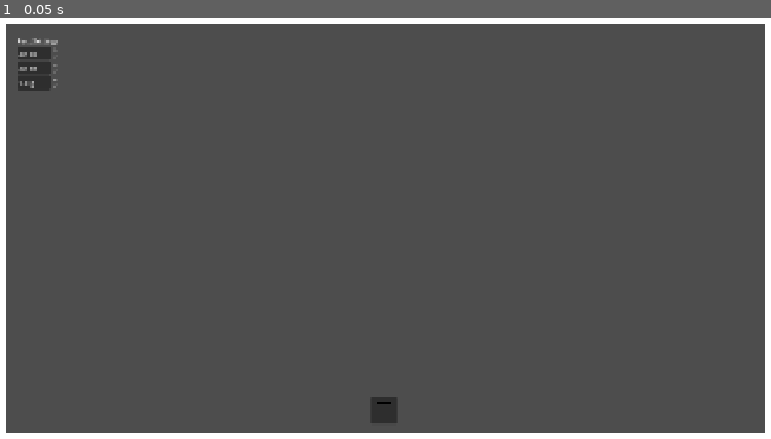
Above: before the commit, frame 1.
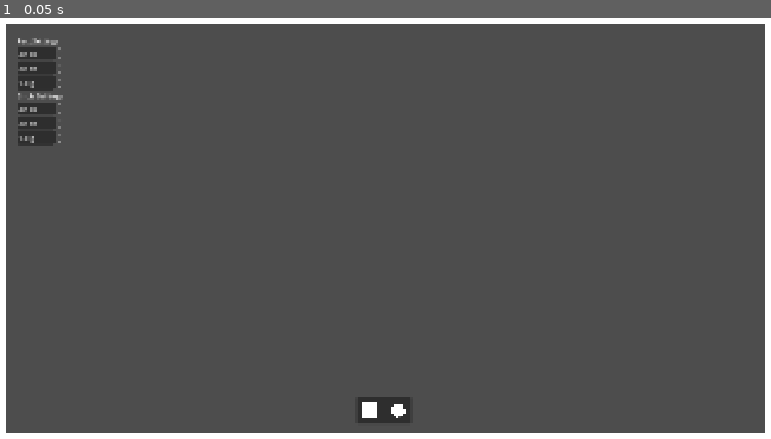
Above: after the commit, the same moment.

Repository: jp-webrealm/Physics-Sim
Game: Godot game, scene res://scenes/main.tscn
The game is run twice, just before and just after one commit, with the same random seed, the same clock (stepped at 60 frames per second) and the same inputs.
Inputs:
- Up to frame 1 (0.05 s): no input

The runs differ from the first frame. In frame 1, 0.8% of the frame differs, in the area x 2-54%, y 6-97%.

Commit message:
Add files via upload

Diff:
--- a/physics-sim/scenes/circle.tscn
+++ b/physics-sim/scenes/circle.tscn
@@ -1,11 +1,14 @@
 [gd_scene format=3 uid="uid://doemrdca4b7xn"]
 
-[ext_resource type="Script" uid="uid://bxddqpsxy4x28" path="res://scripts/shape.gd" id="1_wcjn7"]
+[ext_resource type="Texture2D" uid="uid://dmg3ajx82h4pc" path="res://sprites/circle-small.svg" id="2_3e3c1"]
 
 [sub_resource type="CircleShape2D" id="CircleShape2D_yf5fn"]
 
 [node name="circle" type="RigidBody2D" unique_id=1109449391]
-script = ExtResource("1_wcjn7")
 
 [node name="CollisionShape2D" type="CollisionShape2D" parent="." unique_id=1586678713]
 shape = SubResource("CircleShape2D_yf5fn")
+
+[node name="Sprite2D" type="Sprite2D" parent="." unique_id=1561132380]
+scale = Vector2(0.05, 0.05)
+texture = ExtResource("2_3e3c1")
--- a/physics-sim/scenes/main.tscn
+++ b/physics-sim/scenes/main.tscn
@@ -5,7 +5,9 @@
 [ext_resource type="PackedScene" uid="uid://bobsp5i773i7w" path="res://scenes/hotbar_slot.tscn" id="2_tbgi4"]
 [ext_resource type="Script" uid="uid://cjpaypkqy3i6u" path="res://scripts/spawned_shapes.gd" id="3_1bvp3"]
 [ext_resource type="Texture2D" uid="uid://lt0xf4kptp2b" path="res://sprites/square.svg" id="3_tefeu"]
+[ext_resource type="Texture2D" uid="uid://dmg3ajx82h4pc" path="res://sprites/circle-small.svg" id="5_o6xl0"]
 [ext_resource type="Script" uid="uid://bs6beilvk3h20" path="res://scripts/settings.gd" id="5_tefeu"]
+[ext_resource type="PackedScene" uid="uid://doemrdca4b7xn" path="res://scenes/circle.tscn" id="6_tipki"]
 
 [sub_resource type="RectangleShape2D" id="RectangleShape2D_g4v7s"]
 size = Vector2(1152, 51)
@@ -75,16 +77,16 @@
 anchors_preset = 15
 anchor_right = 1.0
 anchor_bottom = 1.0
-offset_left = 53.0
-offset_top = 51.0
-offset_right = -47.0
-offset_bottom = -42.0
+offset_left = 31.0
+offset_top = 59.0
+offset_right = 31.0
+offset_bottom = 59.0
 grow_horizontal = 2
 grow_vertical = 2
 mouse_filter = 1
 script = ExtResource("2_h2yge")
 spawn_parent = NodePath("../../spawned shapes")
-settings = NodePath("../settings")
+settings = NodePath("../rect settings")
 
 [node name="PanelContainer" type="PanelContainer" parent="ui" unique_id=167081990]
 anchors_preset = 7
@@ -106,34 +108,69 @@
 layout_mode = 2
 texture = ExtResource("3_tefeu")
 shape_scene = ExtResource("1_ig7tw")
-settings = NodePath("../../../settings")
+settings = NodePath("../../../rect settings")
 
-[node name="settings" type="VBoxContainer" parent="ui" unique_id=580927187]
+[node name="circle slot" parent="ui/PanelContainer/HBoxContainer" unique_id=514759241 instance=ExtResource("2_tbgi4")]
+layout_mode = 2
+texture = ExtResource("5_o6xl0")
+shape_scene = ExtResource("6_tipki")
+
+[node name="rect settings" type="VBoxContainer" parent="ui" unique_id=580927187]
 offset_left = 79.0
 offset_top = 82.0
 offset_right = 166.0
 offset_bottom = 183.0
 script = ExtResource("5_tefeu")
 
-[node name="Label" type="Label" parent="ui/settings" unique_id=264107878]
+[node name="Label" type="Label" parent="ui/rect settings" unique_id=264107878]
 layout_mode = 2
 text = "Rect Settings"
 
-[node name="x size spinbox" type="SpinBox" parent="ui/settings" unique_id=1439849276]
+[node name="x size spinbox" type="SpinBox" parent="ui/rect settings" unique_id=1439849276]
 layout_mode = 2
 min_value = 1.0
 max_value = 500.0
 value = 20.0
 suffix = "px"
 
-[node name="y size spinbox" type="SpinBox" parent="ui/settings" unique_id=2029925270]
+[node name="y size spinbox" type="SpinBox" parent="ui/rect settings" unique_id=2029925270]
 layout_mode = 2
 min_value = 1.0
 max_value = 500.0
 value = 20.0
 suffix = "px"
 
-[node name="mass spinbox" type="SpinBox" parent="ui/settings" unique_id=1090845066]
+[node name="mass spinbox" type="SpinBox" parent="ui/rect settings" unique_id=1090845066]
+layout_mode = 2
+min_value = 0.1
+max_value = 1000.0
+step = 0.1
+value = 1.0
+suffix = "g"
+
+[node name="circle settings" type="VBoxContainer" parent="ui/rect settings" unique_id=642431502]
+layout_mode = 2
+script = ExtResource("5_tefeu")
+
+[node name="Label" type="Label" parent="ui/rect settings/circle settings" unique_id=428081064]
+layout_mode = 2
+text = "Circle Settings"
+
+[node name="x size spinbox" type="SpinBox" parent="ui/rect settings/circle settings" unique_id=1385396227]
+layout_mode = 2
+min_value = 1.0
+max_value = 500.0
+value = 20.0
+suffix = "px"
+
+[node name="y size spinbox" type="SpinBox" parent="ui/rect settings/circle settings" unique_id=801262934]
+layout_mode = 2
+min_value = 1.0
+max_value = 500.0
+value = 20.0
+suffix = "px"
+
+[node name="mass spinbox" type="SpinBox" parent="ui/rect settings/circle settings" unique_id=2142532908]
 layout_mode = 2
 min_value = 0.1
 max_value = 1000.0
--- a/physics-sim/scenes/square.tscn
+++ b/physics-sim/scenes/square.tscn
@@ -1,11 +1,8 @@
 [gd_scene format=3 uid="uid://dea6whrs1upr2"]
-
-[ext_resource type="Script" uid="uid://bxddqpsxy4x28" path="res://scripts/shape.gd" id="1_rb13l"]
 
 [sub_resource type="RectangleShape2D" id="RectangleShape2D_g4v7s"]
 
 [node name="square" type="RigidBody2D" unique_id=397708441]
-script = ExtResource("1_rb13l")
 
 [node name="CollisionShape2D" type="CollisionShape2D" parent="." unique_id=1738088400]
 scale = Vector2(1.0098397, 1)
--- a/physics-sim/scripts/droparea.gd
+++ b/physics-sim/scripts/droparea.gd
@@ -3,8 +3,6 @@
 
 @export var spawn_parent: Node2D
 @export var settings: SpawnSettings
-
-const PIXELS_PER_METER: float = 100.0
 
 func _can_drop_data(_at_position: Vector2, data: Variant) -> bool:
 	return data is Dictionary and data.has("scene")
@@ -15,6 +13,7 @@
 	body.global_position = spawn_parent.get_global_mouse_position()
 	_apply_settings(body)
 	spawn_parent.add_child(body)
+
 
 ## reads the current values from the settings panel and applies them to the next shape
 func _apply_settings(body: RigidBody2D) -> void:
--- a/physics-sim/scripts/hotbar_slot.gd
+++ b/physics-sim/scripts/hotbar_slot.gd
@@ -14,11 +14,13 @@
 	set_drag_preview(_make_preview())
 	return { "scene": shape_scene }
 
+
 ## builds a preview that reads from settings so it looks like the shape that will be spawned
 func _make_preview() -> Control:
 	var preview_size := size
 	if settings:
 		preview_size = Vector2(settings.get_size_x(), settings.get_size_y())
+
 
 	var preview := ColorRect.new()
 	preview.size = preview_size
--- a/physics-sim/scripts/shape.gd
+++ b/physics-sim/scripts/shape.gd
@@ -5,59 +5,7 @@
 @export var shape_size_x: int = 50
 @export var shape_size_y: int = 50
 @export var shape_weight: int = 50
+
 @export var shape_color: Color = Color.WHITE
-@export var launch_force_multiplier: float = 5.0
-@export var max_drag_distance: float = 150.0
-
-var is_dragging := false
-var drag_start_center := Vector2.ZERO  # The object's position AT the moment of click
-var drag_start_mouse := Vector2.ZERO   # The mouse position AT the moment of click
-
 func _ready() -> void:
 	$Polygon2D.color = shape_color
-	freeze_mode = RigidBody2D.FREEZE_MODE_KINEMATIC
-	print("Shape ready: ", name, " input enabled: ", is_processing_input())
-
-func _input(event: InputEvent) -> void:
-	print(global_position.distance_to(get_global_mouse_position()));
-	if event is InputEventMouseButton and event.button_index == MOUSE_BUTTON_LEFT:
-		if event.pressed:
-			# Check distance to current moving body position to see if we grabbed it
-			if global_position.distance_to(get_global_mouse_position()) < 60.0:
-				start_drag()
-		else:
-			if is_dragging:
-				launch()
-
-func start_drag() -> void:
-	is_dragging = true
-	# Capture the moving object's exact physics snapshot at this precise frame
-	drag_start_center = global_position
-	drag_start_mouse = get_global_mouse_position()
-
-	# Freeze the physics simulation temporarily so gravity doesn't fight the pull
-	freeze = true
-
-func _physics_process(_delta: float) -> void:
-	if is_dragging:
-		# Calculate how far the mouse has moved from its original click point
-		var current_mouse_pos = get_global_mouse_position()
-		var mouse_delta = current_mouse_pos - drag_start_mouse
-
-		# Clamp the delta to your maximum allowed slingshot stretch distance
-		if mouse_delta.length() > max_drag_distance:
-			mouse_delta = mouse_delta.normalized() * max_drag_distance
-
-		# Move the body relative to where it started its journey
-		global_position = drag_start_center + mouse_delta
-
-func launch() -> void:
-	is_dragging = false
-	freeze = false # Re-enable physics simulation
-
-	# Calculate vector from current dragged position BACK to the captured start center
-	var launch_vector = drag_start_center - global_position
-	var impulse = launch_vector * launch_force_multiplier
-
-	# Fire a single instant impulse
-	apply_central_impulse(impulse)
--- /dev/null
+++ b/physics-sim/sprites/circle-small.svg
@@ -0,0 +1,12 @@
+<?xml version="1.0" encoding="UTF-8"?>
+<svg id="Layer_1" xmlns="http://www.w3.org/2000/svg" version="1.1" viewBox="0 0 800 800">
+  <!-- Generator: Adobe Illustrator 30.2.1, SVG Export Plug-In . SVG Version: 2.1.1 Build 1)  -->
+  <defs>
+    <style>
+      .st0 {
+        fill: #fff;
+      }
+    </style>
+  </defs>
+  <path class="st0" d="M400,600c110.46,0,200-89.54,200-200s-89.54-200-200-200-200,89.54-200,200,89.54,200,200,200Z"/>
+</svg>
--- a/physics-sim/sprites/square.svg
+++ b/physics-sim/sprites/square.svg
@@ -1,24 +1,12 @@
-<?xml version="1.0" encoding="UTF-8" standalone="no"?>
-<!-- Created with Inkscape (http://www.inkscape.org/) -->
-<svg
-   xmlns:svg="http://www.w3.org/2000/svg"
-   xmlns="http://www.w3.org/2000/svg"
-   version="1.0"
-   x="0.00000000"
-   y="0.00000000"
-   width="500.00000"
-   height="500.00000"
-   id="svg2">
-  <defs
-     id="defs4" />
-  <g
-     id="layer1">
-    <rect
-       width="300.00000"
-       height="300.00000"
-       x="100.00000"
-       y="100.00000"
-       style="opacity:1.0000000;fill:none;fill-opacity:1.0000000;fill-rule:evenodd;stroke:#000000;stroke-width:8.0000000;stroke-linecap:round;stroke-linejoin:round;stroke-miterlimit:4.0000000;stroke-dasharray:none;stroke-dashoffset:0.00000000;stroke-opacity:1.0000000"
-       id="rect5719" />
-  </g>
+<?xml version="1.0" encoding="utf-8"?>
+<!-- Generator: Adobe Illustrator 30.2.1, SVG Export Plug-In . SVG Version: 9.03 Build 0)  -->
+<svg version="1.0" id="svg2" xmlns:svg="http://www.w3.org/2000/svg"
+	 xmlns="http://www.w3.org/2000/svg" xmlns:xlink="http://www.w3.org/1999/xlink" x="0px" y="0px" viewBox="0 0 500 500"
+	 style="enable-background:new 0 0 500 500;" xml:space="preserve">
+<style type="text/css">
+	.st0{fill:#FFFFFF;}
+</style>
+<g id="layer1">
+	<rect id="rect5719" x="100" y="100" class="st0" width="300" height="300"/>
+</g>
 </svg>
Not shown, added: physics-sim/sprites/circle-small.svg.import
